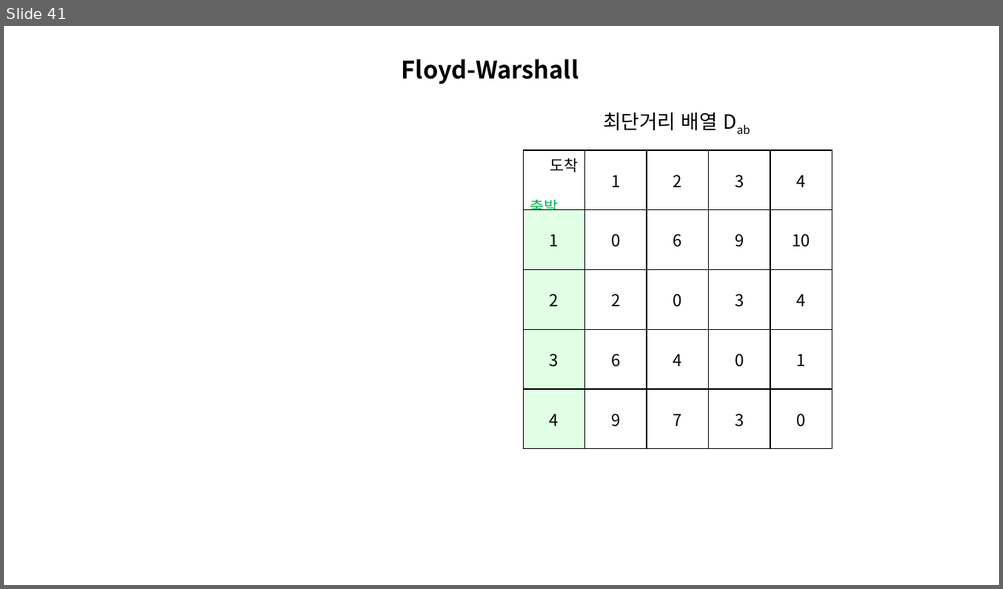
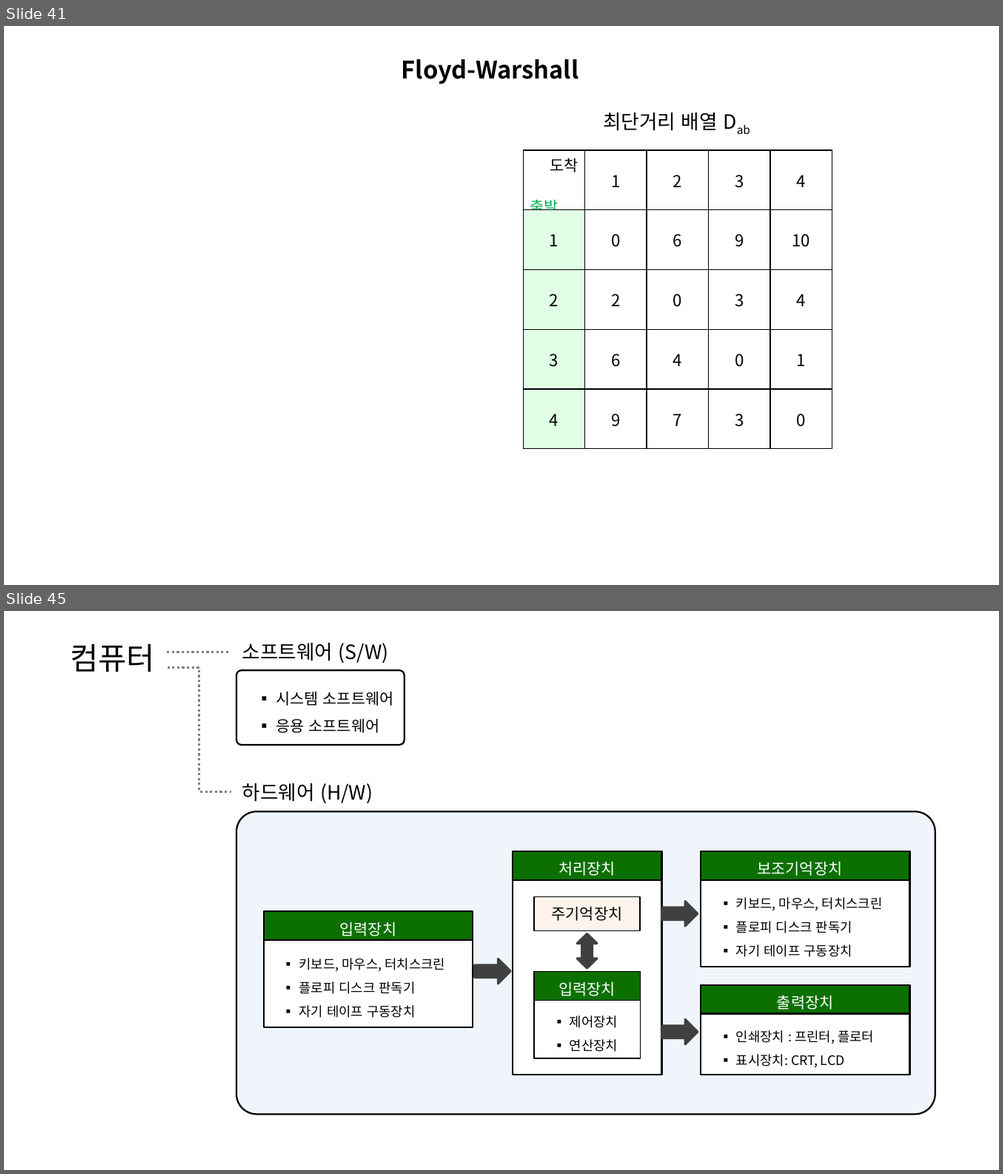
Before and after one commit to momo1108/blog, a slide deck: assets/etc/이미지제작용.pptx. Shown one above the other, each under a label of ours: slide 41 before the commit, slides 41 and 45 after it; the slides between them are not shown. The pictures are 1003x589 and 1003x1174 pixels, drawn with LibreOffice and Linux fonts; fonts in the diff are those of the drawing. Boxes give left, top, right and bottom in pixels: in the first picture for what was removed or moved away, otherwise in the second. Text is boxed around its words. In the diff, an @@ line names an element or a change of style, - is before the commit and + after.

```diff
--- a/assets/etc/이미지제작용.pptx
+++ b/assets/etc/이미지제작용.pptx
@@ slide 45 added at <box>4,611,999,1170</box>, background #FFFFFF @@
@@ text added at <box>70,644,154,672</box>, 28 pt, text #000000 @@
+컴퓨터
@@ line added from (167, 652) to (230, 652), #808080 2.25 pt dashed @@
@@ text added at <box>242,643,389,663</box>, 18 pt, text #000000 @@
+소프트웨어 (S/W)
@@ elbow line added from (168, 668) to (231, 792), #808080 2.25 pt dashed @@
@@ rounded rectangle added at <box>236,670,404,744</box>, outline #000000 1.5 pt, 14 pt, text #000000 @@
+▪ 시스템 소프트웨어
+▪ 응용 소프트웨어
@@ text added at <box>242,783,373,803</box>, 18 pt, text #000000 @@
+하드웨어 (H/W)
@@ rounded rectangle added at <box>236,812,935,1115</box>, fill #EFF5FB, outline #000000 1.5 pt @@
@@ rounded rectangle added at <box>512,851,662,880</box>, fill #0B7000, outline #000000 1.5 pt, 14 pt, text #FFFFFF @@
+처리장치
@@ rounded rectangle added at <box>700,851,909,880</box>, fill #0B7000, outline #000000 1.5 pt, 14 pt, text #FFFFFF @@
+보조기억장치
@@ rounded rectangle added at <box>512,880,662,1075</box>, fill #FFFFFF, outline #000000 1.5 pt @@
@@ rectangle added at <box>534,897,640,931</box>, fill #FEF4EC, outline #000000 1 pt, 14 pt, text #000000 @@
+주기억장치
@@ rounded rectangle added at <box>700,880,909,967</box>, fill #FFFFFF, outline #000000 1.5 pt, 12 pt, text #000000 @@
+▪ 키보드, 마우스, 터치스크린
+▪ 플로피 디스크 판독기
+▪ 자기 테이프 구동장치
@@ rounded rectangle added at <box>264,911,473,940</box>, fill #0B7000, outline #000000 1.5 pt, 14 pt, text #FFFFFF @@
+입력장치
@@ right arrow added at <box>662,902,697,926</box>, fill #404040, outline #404040 2 pt @@
@@ rounded rectangle added at <box>264,940,473,1027</box>, fill #FFFFFF, outline #000000 1.5 pt, 12 pt, text #000000 @@
+▪ 키보드, 마우스, 터치스크린
+▪ 플로피 디스크 판독기
+▪ 자기 테이프 구동장치
@@ up down arrow added at <box>577,934,597,968</box>, fill #404040, outline #404040 2 pt @@
@@ right arrow added at <box>475,959,510,983</box>, fill #404040, outline #404040 2 pt @@
@@ rounded rectangle added at <box>534,971,640,1000</box>, fill #0B7000, outline #000000 1 pt, 14 pt, text #FFFFFF @@
+입력장치
@@ rounded rectangle added at <box>700,985,909,1014</box>, fill #0B7000, outline #000000 1.5 pt, 14 pt, text #FFFFFF @@
+출력장치
@@ rounded rectangle added at <box>534,1001,640,1059</box>, fill #FFFFFF, outline #000000 1 pt, 12 pt, text #000000 @@
+▪ 제어장치
+▪ 연산장치
@@ right arrow added at <box>662,1020,697,1045</box>, fill #404040, outline #404040 2 pt @@
@@ rounded rectangle added at <box>700,1014,909,1075</box>, fill #FFFFFF, outline #000000 1.5 pt, 12 pt, text #000000 @@
+▪ 인쇄장치 : 프린터, 플로터
+▪ 표시장치: CRT, LCD
```
Also in this commit, not shown: 3 other slides added, 8 other files.
